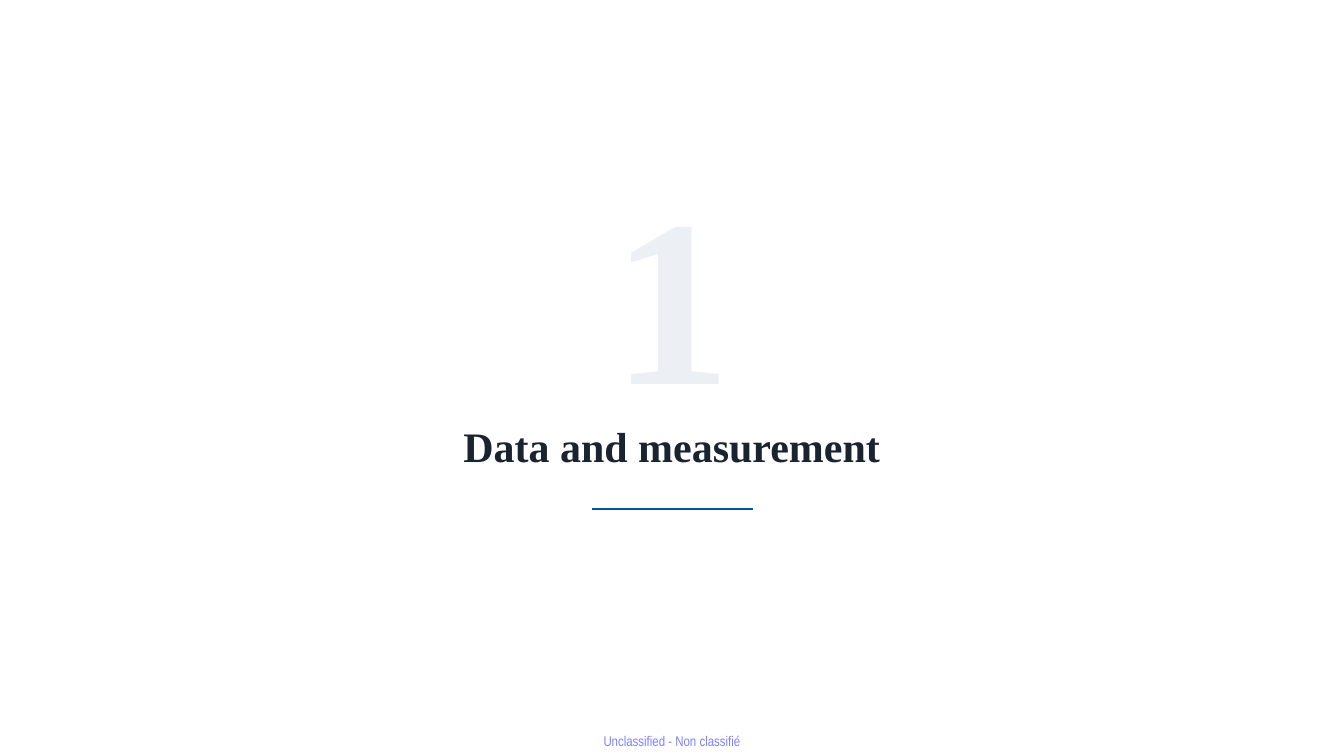
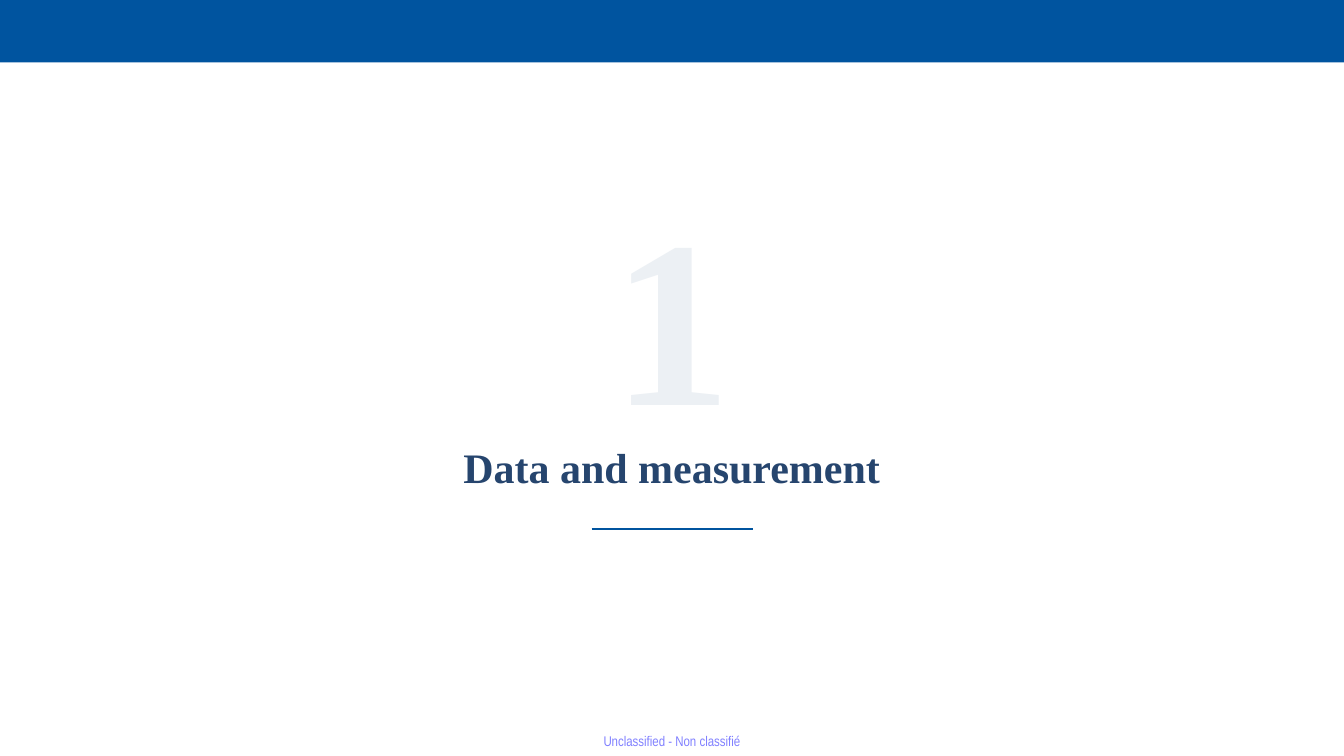
Before and after one commit to jedr1-ship-it/Alternative-Pathways----Quant, a slide deck: slide 3 of report/Proyect_US_v4.pptx. Drawn at 1344x756 pixels with LibreOffice and Linux fonts; fonts in the diff are those of the drawing. Boxes give left, top, right and bottom in pixels: in the first picture for what was removed or moved away, otherwise in the second. Text is boxed around its words. In the diff, an @@ line names an element or a change of style, - is before the commit and + after.

```diff
--- a/report/Proyect_US_v4.pptx
+++ b/report/Proyect_US_v4.pptx
@@ rectangle added at bbox=[0, 0, 1344, 63], fill #00549F @@
@@ text "Data and measurement" at bbox=[463, 454, 880, 484]: text colour #1A2430 to #26456E @@
@@ 2 texts, 1 line: place and size @@
-2 texts, 1 line at bbox=[463, 173, 880, 509]
+2 texts, 1 line at bbox=[463, 193, 880, 529]
```
Also in this commit, not shown: 12 other slides changed, 1 slide added, 1 other file.
